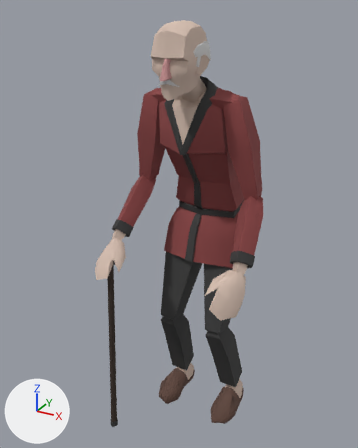
The FBX model LastNightOfJohnDoe/Assets/FBX/Characters/JOHNDOE.FBX: old version first, new version second.
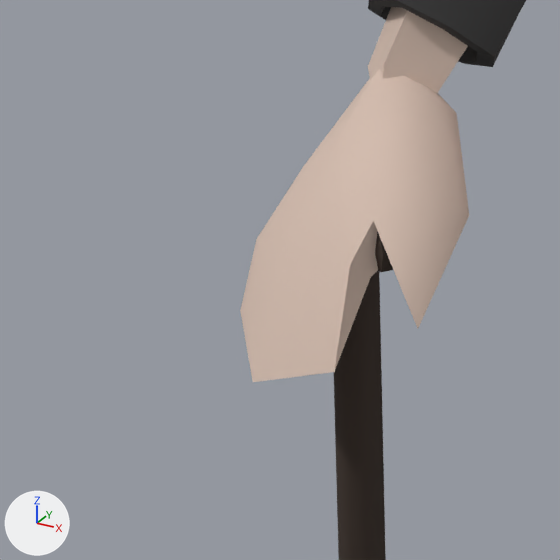
Each version is shown whole from a 50 mm camera at (0.829, -1.701, 1.768) aimed at (-0.07, -0.067, 0.952), then close up on the part from 17% to 39% of the width and 51% to 68% of the height. The axes (+X, +Y, +Z) are drawn at lower left. The lights are the same throughout. Where no turn or scale is listed for an object, it has been applied to the vertices. Vertices at the same position are counted once.

The first close-up shows 'JOHN_DOE'.
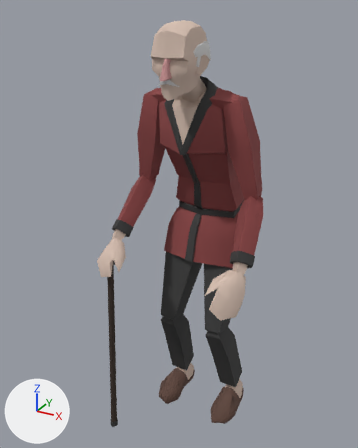
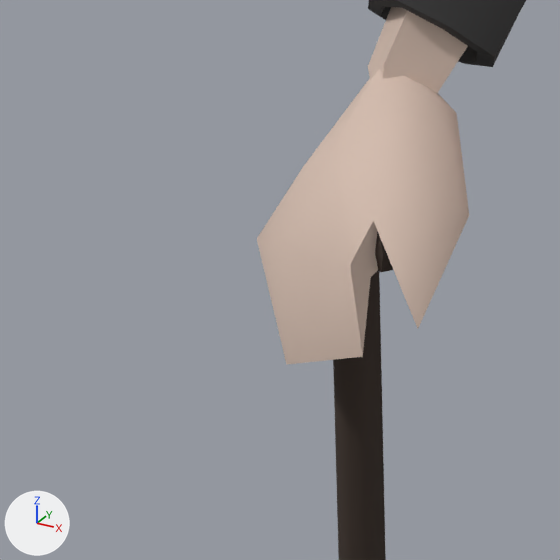
Location of each change, (x1, y1, x2, y2) in pixels of the close-ups (560 x 560 px; the box of a moved part takes in the faces that stretch with it):
'JOHN_DOE', reshaped: before (240, 0, 526, 560); after (257, 0, 526, 560)
part 1 of me_mesh, moved or reshaped: before (240, 238, 371, 382); after (257, 238, 371, 364)

The change in detail:
me_mesh has 974 vertices, 1777 faces and spans x -0.32..0.31, y -0.36..0.2, z -0.01..1.73.
me_mesh is used by ob_john_doe; location (0.0, 0.0, 0.0).
Part 1, on me_mesh:
Vertex 318 of me_mesh moves from (-0.32, -0.31, 0.79) at pixel (240, 310) to (-0.32, -0.29, 0.79).
Vertex 319 of me_mesh moves from (-0.28, -0.36, 0.78) at pixel (252, 382) to (-0.28, -0.33, 0.77) at pixel (286, 364).
Vertex 320 of me_mesh moves from (-0.23, -0.36, 0.8) at pixel (334, 372) to (-0.23, -0.33, 0.79) at pixel (362, 356).
